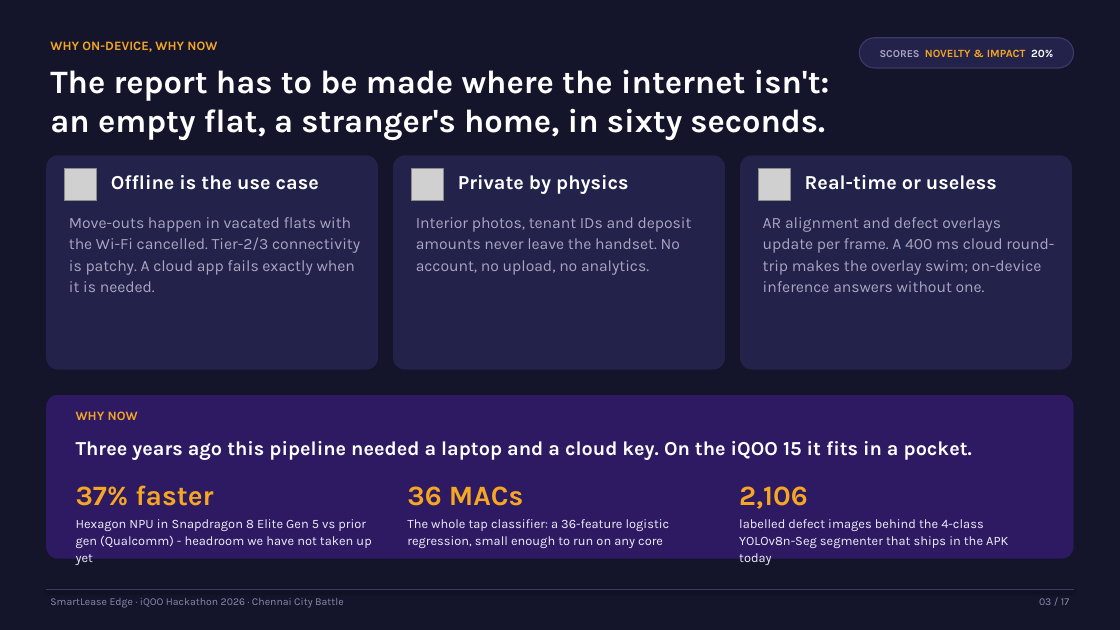
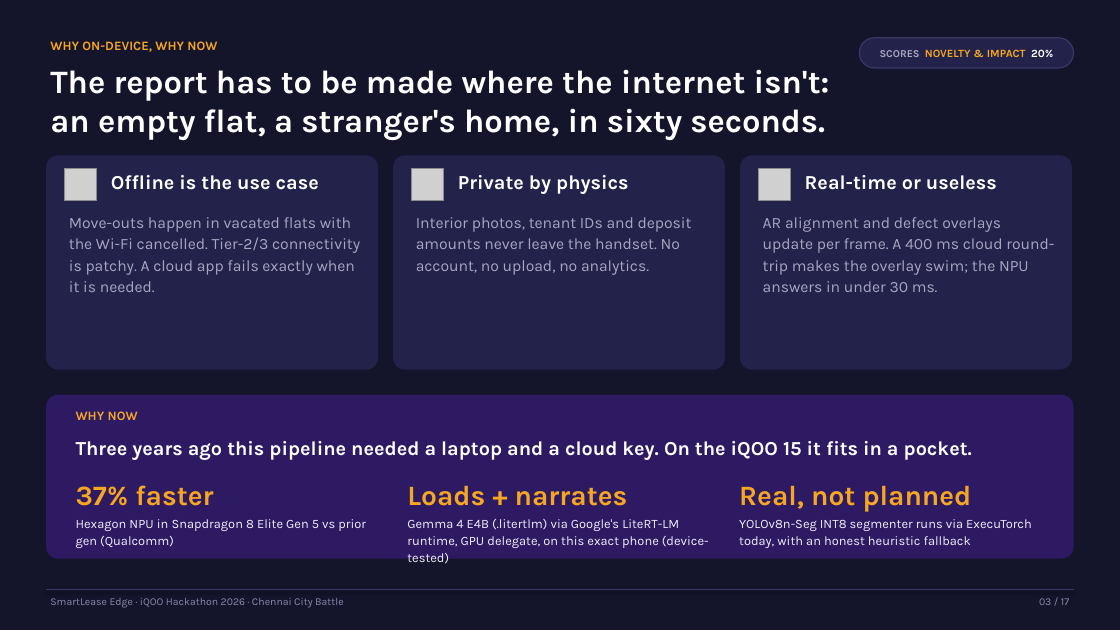
Before and after one commit to muhammedsayeedurrahman/smartlease-edge-chennai, a slide deck: slide 3 of docs/pitch/SmartLease-Edge-iQOO-Hackathon-2026.pptx. Drawn at 1120x630 pixels with LibreOffice and Linux fonts; fonts in the diff are those of the drawing; grey boxes stand for pictures. Boxes give left, top, right and bottom in pixels: in the first picture for what was removed or moved away, otherwise in the second. Text is boxed around its words. In the diff, an @@ line names an element or a change of style, - is before the commit and + after.

```diff
--- a/docs/pitch/SmartLease-Edge-iQOO-Hackathon-2026.pptx
+++ b/docs/pitch/SmartLease-Edge-iQOO-Hackathon-2026.pptx
@@ text at (763,217,1054,292): text changed @@
-AR alignment and defect overlays update per frame. A 400 ms cloud round-trip makes the overlay swim; on-device inference answers without one.
+AR alignment and defect overlays update per frame. A 400 ms cloud round-trip makes the overlay swim; the NPU answers in under 30 ms.
@@ text at (407,486,628,506): text changed @@
-36 MACs
+Loads + narrates
@@ text at (739,486,972,512): text changed @@
-2,106
+Real, not planned
@@ text at (76,519,366,548): text changed @@
-Hexagon NPU in Snapdragon 8 Elite Gen 5 vs prior gen (Qualcomm) - headroom we have not taken up yet
+Hexagon NPU in Snapdragon 8 Elite Gen 5 vs prior gen (Qualcomm)
@@ text at (407,519,709,566): text changed @@
-The whole tap classifier: a 36-feature logistic regression, small enough to run on any core
+Gemma 4 E4B (.litertlm) via Google's LiteRT-LM runtime, GPU delegate, on this exact phone (device-tested)
@@ text at (739,519,1032,548): text changed @@
-labelled defect images behind the 4-class YOLOv8n-Seg segmenter that ships in the APK today
+YOLOv8n-Seg INT8 segmenter runs via ExecuTorch today, with an honest heuristic fallback
```
Also in this commit, not shown: 14 other slides changed.
